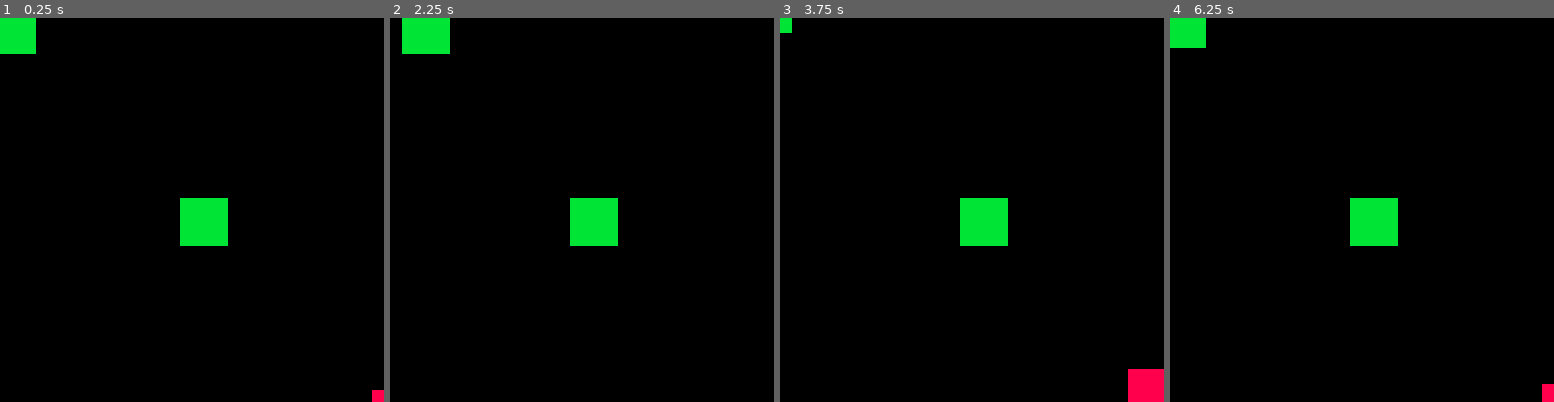
Above: before the commit, frames 1-4 (left to right).
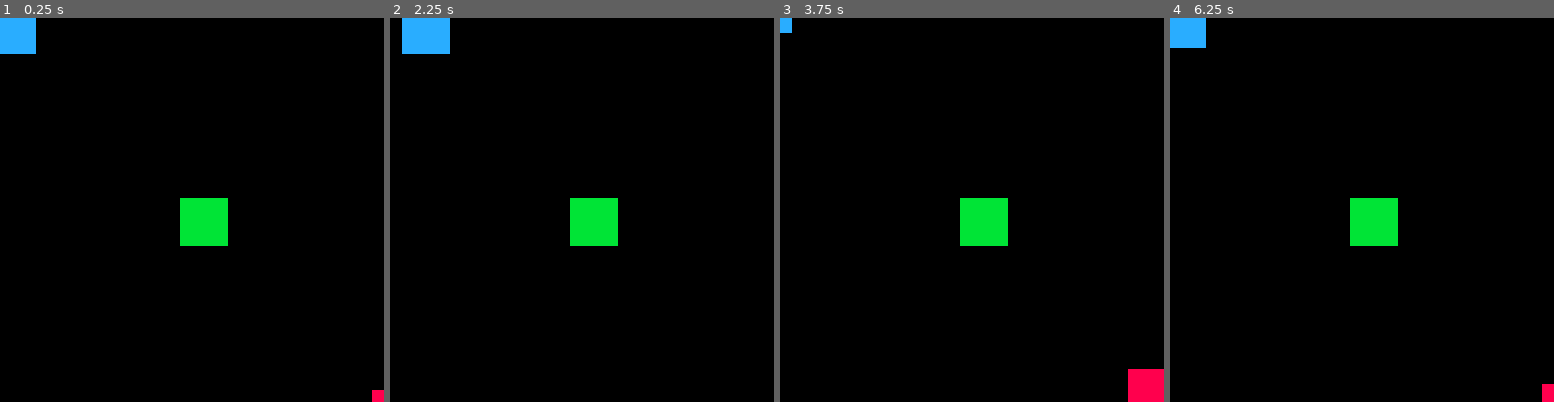
Above: after the commit, the same moments.

Repository: open-source-grilled-cheese/pacman-paris-undertale
Game: PICO-8 cartridge ggj.p8
The game is run twice, just before and just after one commit, with the same random seed, the same clock (stepped at 60 frames per second) and the same inputs.
Inputs:
- Up to frame 1 (0.25 s): no input
- Up to frame 2 (2.25 s): tap O (Z key) at 0.33, 0.7, 1.43, 2.22 s; hold Left from 1.97 s (still down)
- Up to frame 3 (3.75 s): release Left at 2.37 s; hold Down 2.42-2.82 s; hold Right 2.87-3.53 s; tap O (Z key) at 3.1 s; hold Up from 3.58 s (still down)
- Up to frame 4 (6.25 s): tap O (Z key) at 3.98, 4.87, 5.75 s; release Up at 4.08 s; hold Right 4.13-4.53 s; hold Down 4.58-5.08 s; hold Left 5.13-5.8 s; hold Up 5.85-6.18 s; hold Left from 6.23 s (still down)

The runs differ from the first frame. In frame 1, 0.9% of the frame differs, in the area x 0-10%, y 0-10%; in frame 2, 1.2%, in the area x 3-16%, y 0-10%; in frame 3, 0.1%; in frame 4, 0.7%.

Commit message:
integrate tanner changes

Diff:
--- a/ggj.p8
+++ b/ggj.p8
@@ -1,53 +1,119 @@
 pico-8 cartridge // http://www.pico-8.com
 version 27
 __lua__
+-- init data
+animations = {
+	bob = {
+		curr = 0,
+		final = 30,
+		active = false
+	}
+}
 p = {
 	x = 64,
 	y = 64,
-	interact_rad = 20
-}
-
+	width=16,
+	height=16,
+	interact_rad = 25
+}
 npcs = {
 	{
-	active = false,
-	x = 0,
-	y = 0,
-	width = 32,
-	height = 32,
-	sprite = 2
+		active = false,
+		x = 0,
+		y = 0,
+		width = 16,
+		height = 16,
+		sprite = 6,
+		lines = {
+			"hey there!",
+			"goodbye."
+		}
 	},
 	{
-	active = false,
-	x = 128,
-	y = 128,
-	width = 32,
-	height = 32,
-	sprite = 4
+		active = false,
+		x = 128,
+		y = 128,
+		width = 16,
+		height = 16,
+		sprite = 4,
+		lines = {
+			"what's up?",
+			"farewell."
+		}
 	}
 }
 
+dialog = {
+	lines = {},
+	curr = 1
+}
+
 function _init()
-
-end
-
-
-function _update()
+	_update = _update_walk
+	_draw = _draw_walk
+end
+
+-->8
+-- update functions
+function _update_walk()
+
+	move_player()
+	chk_dialog()
+
+	update_npcs()
+	update_animations()
+
+	camera(p.x-60,p.y-60)
+end
+
+function _update_dialog()
+	if btnp(🅾️) then
+		if dialog.curr < #dialog.lines then
+			dialog.curr += 1
+		else
+			_update = _update_walk
+			_draw = _draw_walk
+		end
+	end
+end
+
+function move_player()
 	if btn(⬅️) then
 		p.x -= 1
+		if chk_npc_coll(0) then
+			p.x += 1
+		end
 	elseif btn(➡️) then
 		p.x += 1
-	end
-
+				if chk_npc_coll(0) then
+			p.x -= 1
+		end
+	end
 	if btn(⬆️) then
 		p.y -= 1
+		if chk_npc_coll(0) then
+			p.y += 1
+		end
 	elseif btn(⬇️) then
 		p.y += 1
-	end
-
-	update_npcs()
-
-
-	camera(p.x-60,p.y-60)
+		if chk_npc_coll(0) then
+			p.y -= 1
+		end
+	end
+end
+
+function chk_dialog()
+	if btnp(🅾️) then
+		for npc in all(npcs) do
+			if npc.active then
+				-- enter dialog mode
+				_update = _update_dialog
+				_draw = _draw_dialog
+				dialog.lines = npc.lines
+				dialog.curr = 1
+			end
+		end
+	end
 end
 
 function update_npcs()
@@ -60,33 +126,71 @@
 	end
 end
 
--- function chk_npc_coll()
--- 	for npc in npcs do
--- 		if p.x <= npc.x+npc.width and
--- 		   p.x >= npc.x and
--- 	end
--- end
-
-function _draw()
+function update_animations()
+	if animations.bob.curr == animations.bob.final then
+		animations.bob.curr = 0
+	else
+		animations.bob.curr += 1
+	end
+	if animations.bob.curr < animations.bob.final/2 then
+		animations.bob.active = true
+	else
+		animations.bob.active = false
+	end
+end
+-->8
+-- draw functions
+function _draw_walk()
 	-- draw player
 	cls(0)
 	spr(2, p.x, p.y, 2, 2)
 
 	-- draw npcs
 	draw_npcs()
+end
+
+function _draw_dialog()
+	-- draw the background
+	_draw_walk()
+
+	-- draw the dialog box
+	rectfill(p.x-60, p.y-60, p.x+64, p.y-32, 0)
+	rect(p.x-60, p.y-60, p.x+64, p.y-32, 7)
+	-- draw the text
+	print(dialog.lines[dialog.curr], p.x-56, p.y-56)
 end
 
 function draw_npcs()
 	for npc in all(npcs) do
 		spr(npc.sprite, npc.x, npc.y, 2, 2)
 		if npc.active then
-			circfill(npc.x+7, npc.y-10, 5, 7)
-		end
-	end
-end
-
+			if animations.bob.active then
+				_offset = -1
+			else
+				_offset = 0
+			end
+			print("🅾️", npc.x+4, npc.y-10+_offset, 7)
+		end
+	end
+end
+-->8
+-- helper functions
 function dist(a_x, a_y, b_x, b_y)
 	return sqrt((a_x-b_x)^2 + (a_y-b_y)^2)
+end
+
+function chk_npc_coll(rad)
+	local i = 1
+	for npc in all(npcs) do
+		if p.x-rad <= npc.x+npc.width and
+		   p.x + p.width >= npc.x-rad and
+		   p.y-rad <= npc.y+npc.height and
+		   p.y + p.height >= npc.y-rad then
+		   return i
+	 end
+	i+= 1
+	end
+	return nil
 end
 __gfx__
 0000000000000000bbbbbbbbbbbbbbbb8888888888888888cccccccccccccccc0000000000000000000000000000000000000000000000000000000000000000
